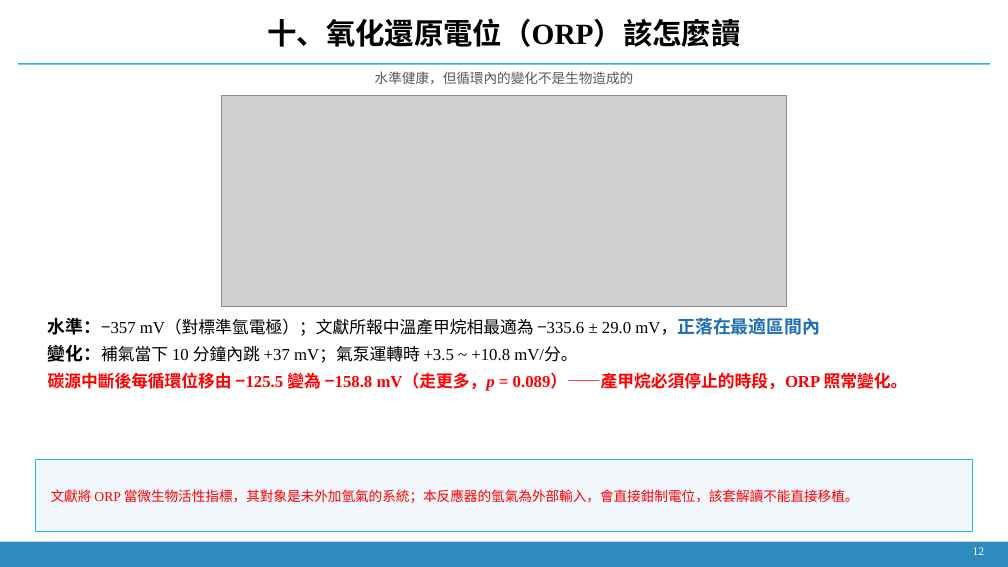
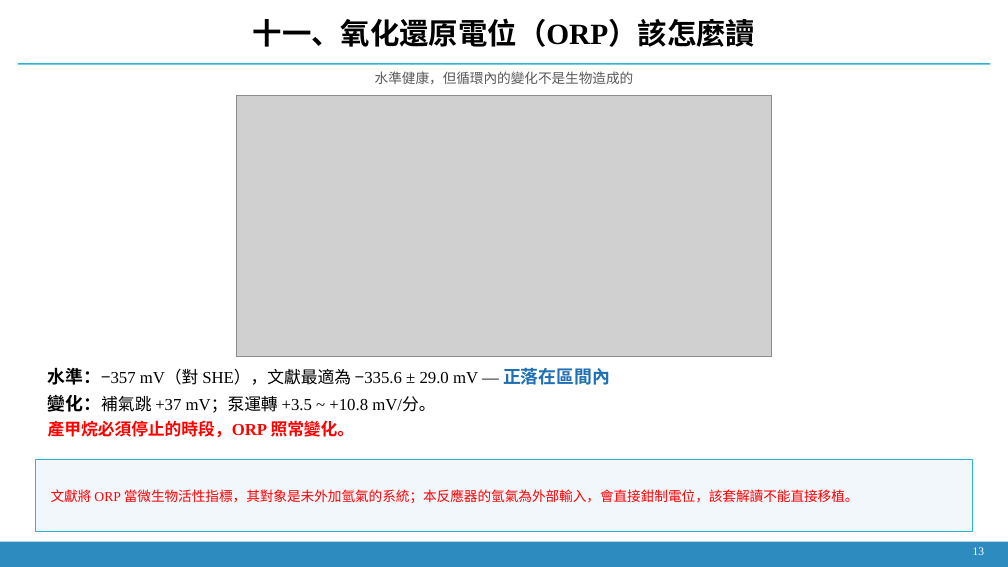
Before and after one commit to Yutou0601/Bioreactor-Edge-AI, a slide deck: slide 12 of docs/decks/簡報_2026-09-21_氫氣流失與壓降歸因.pptx (slide 11 before the commit). Drawn at 1008x567 pixels with LibreOffice and Linux fonts; fonts in the diff are those of the drawing; grey boxes stand for pictures. Boxes give left, top, right and bottom in pixels: in the first picture for what was removed or moved away, otherwise in the second. Text is boxed around its words. In the diff, an @@ line names an element or a change of style, - is before the commit and + after.

```diff
--- a/docs/decks/簡報_2026-09-21_氫氣流失與壓降歸因.pptx
+++ b/docs/decks/簡報_2026-09-21_氫氣流失與壓降歸因.pptx
@@ text at [253, 18, 755, 47]: text changed @@
-十、氧化還原電位（ORP）該怎麼讀
+十一、氧化還原電位（ORP）該怎麼讀
@@ picture: place and size @@
-picture at [222, 95, 787, 306]
+picture at [236, 95, 772, 357]
@@ text at [48, 368, 610, 437]: text changed @@
-水準：−357 mV（對標準氫電極）；文獻所報中溫產甲烷相最適為 −335.6 ± 29.0 mV，正落在最適區間內
-變化：補氣當下 10 分鐘內跳 +37 mV；氣泵運轉時 +3.5 ~ +10.8 mV/分。
-碳源中斷後每循環位移由 −125.5 變為 −158.8 mV（走更多，p = 0.089）——產甲烷必須停止的時段，ORP 照常變化。
+水準：−357 mV（對 SHE），文獻最適為 −335.6 ± 29.0 mV — 正落在區間內
+變化：補氣跳 +37 mV；泵運轉 +3.5 ~ +10.8 mV/分。
+產甲烷必須停止的時段，ORP 照常變化。
@@ text at [973, 547, 985, 555]: text changed @@
-12
+13
```
Also in this commit, not shown: 12 other slides changed, 3 slides added, 22 other files.
